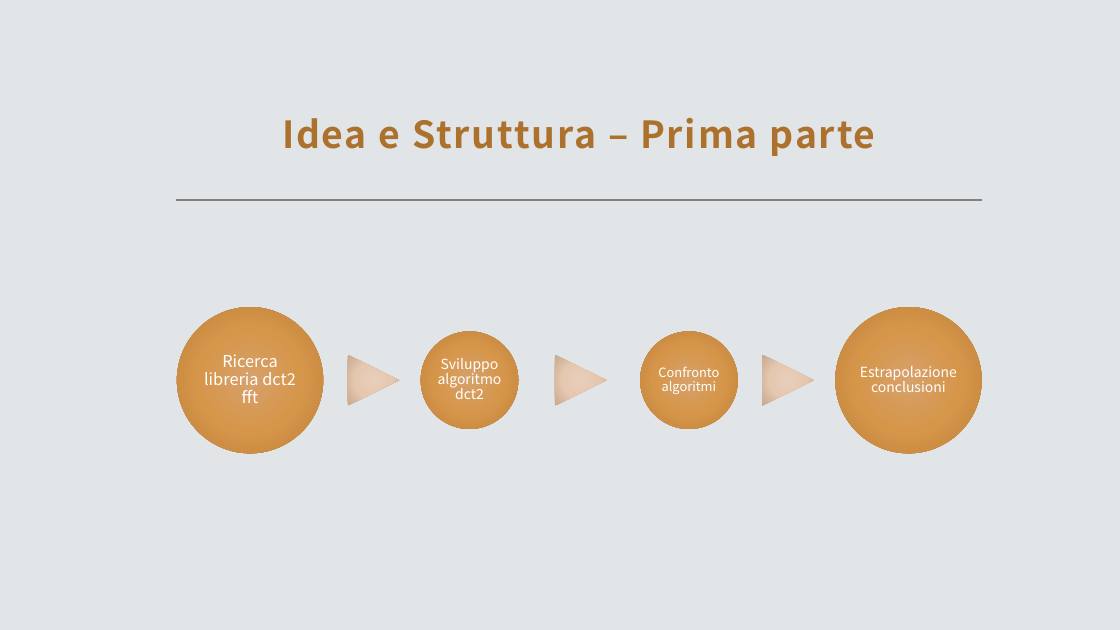
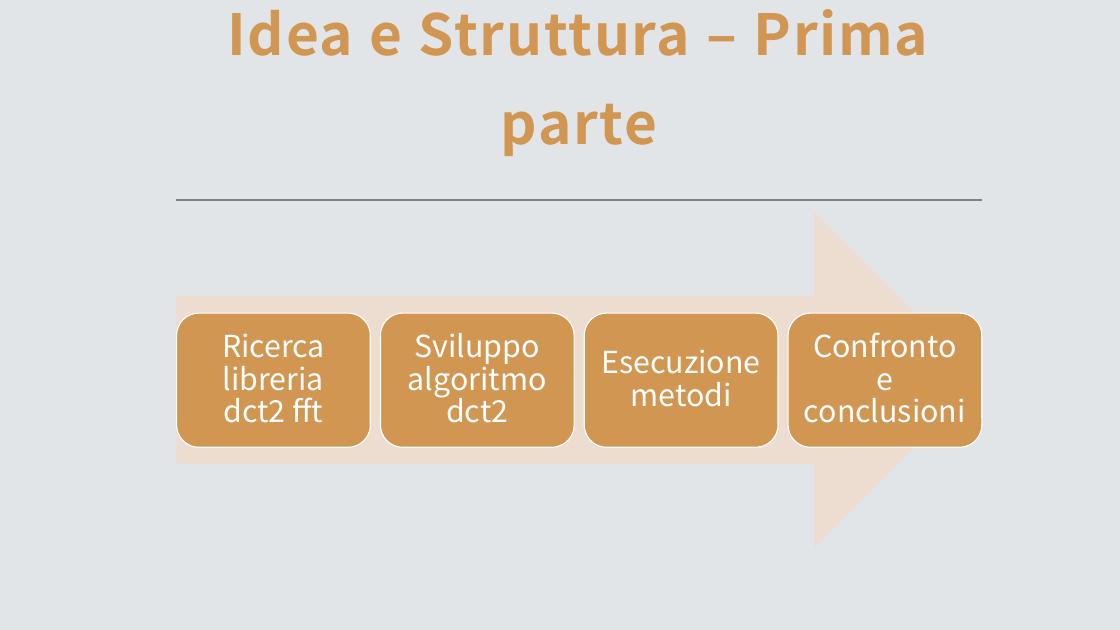
Before and after one commit to TittaLorenzo/jpegTranformerApp, a slide deck: slide 2 of jpegTransformerApp.pptx. Drawn at 1120x630 pixels with LibreOffice and Linux fonts; fonts in the diff are those of the drawing. Boxes give left, top, right and bottom in pixels: in the first picture for what was removed or moved away, otherwise in the second. Text is boxed around its words. In the diff, an @@ line names an element or a change of style, - is before the commit and + after.

```diff
--- a/jpegTransformerApp.pptx
+++ b/jpegTransformerApp.pptx
@@ title "Idea e Struttura – Prima ..." at box(227, 9, 929, 156): size 32 to 48.6 pt, text colour #AC722D to #D19651 @@
@@ text "Ricerca libreria dct2 fft": place and size @@
-text "Ricerca libreria dct2 fft" at box(204, 354, 296, 403)
+text "Ricerca libreria dct2 fft" at box(222, 333, 325, 423)
@@ text "Ricerca libreria dct2 fft" at box(222, 333, 325, 423): size 14 to 26 pt; more space between paragraphs @@
@@ text "Sviluppo algoritmo dct2": place and size @@
-text "Sviluppo algoritmo dct2" at box(438, 358, 502, 399)
+text "Sviluppo algoritmo dct2" at box(408, 333, 547, 423)
@@ text "Sviluppo algoritmo dct2" at box(408, 333, 547, 423): size 12 to 26 pt; more space between paragraphs @@
@@ group added at box(176, 213, 982, 548): 4 rounded rectangles, 1 right arrow, 1 text @@
+Esecuzione metodi
@@ group removed at box(177, 308, 981, 454): 4 ellipses, 3 triangles, 1 text @@
-Confronto algoritmi
@@ text at box(804, 332, 966, 423): text changed; size 12 to 26 pt @@
-Estrapolazione conclusioni
+Confronto e conclusioni
```
Also in this commit, not shown: 6 other slides changed, 1 slide removed, 1 other file.
